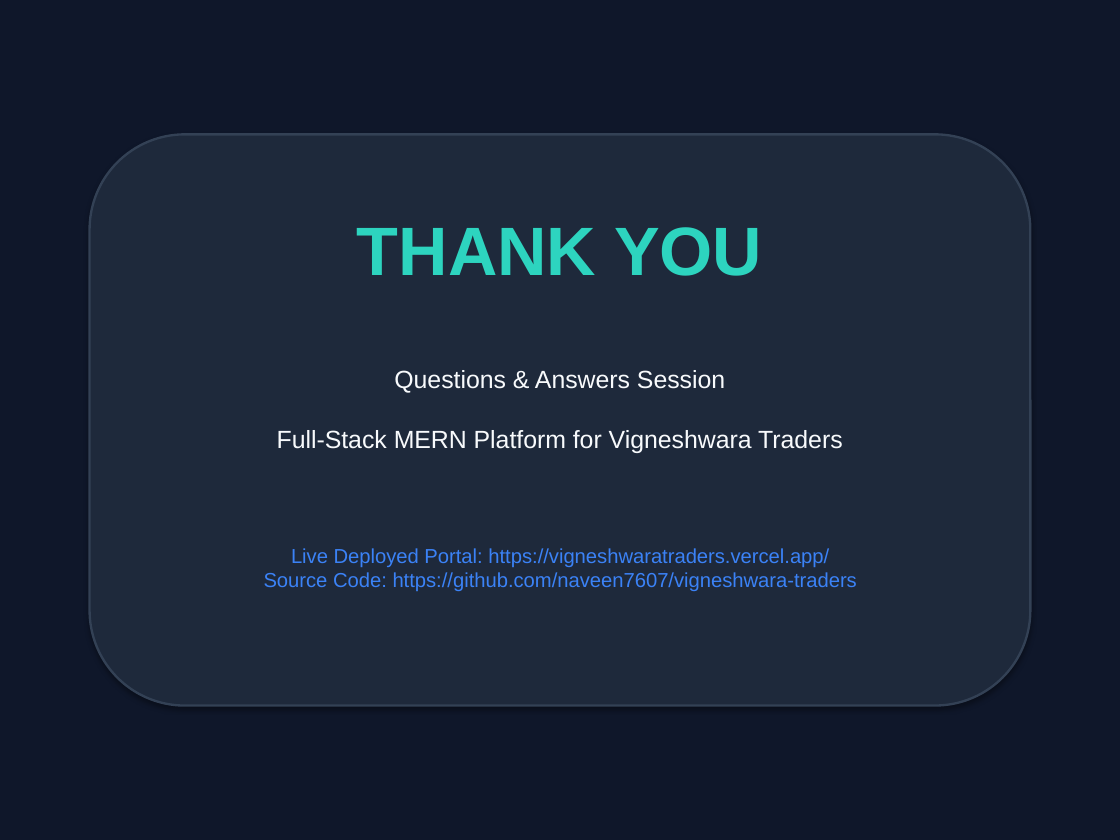
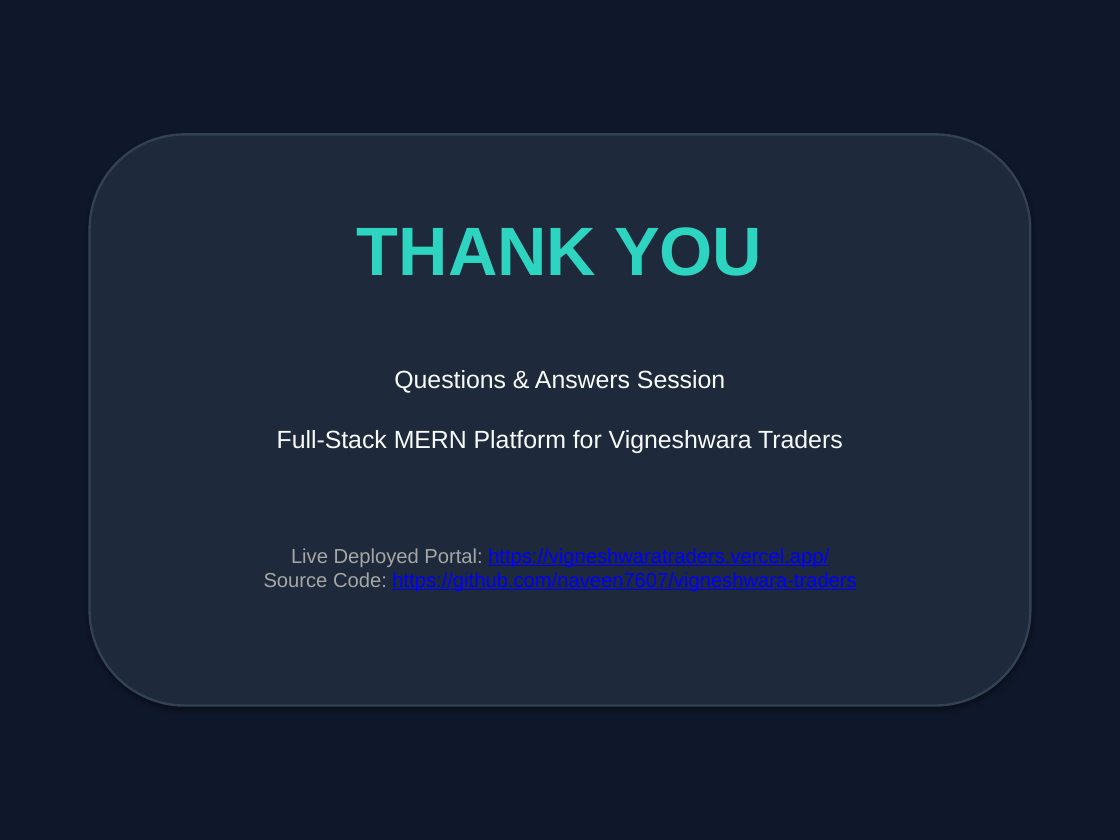
Before and after one commit to naveen7607/vigneshwara-traders, a slide deck: slide 16 of Final Presentation_v2.pptx. Drawn at 1120x840 pixels with LibreOffice and Linux fonts; fonts in the diff are those of the drawing. Boxes give left, top, right and bottom in pixels: in the first picture for what was removed or moved away, otherwise in the second. Text is boxed around its words. In the diff, an @@ line names an element or a change of style, - is before the commit and + after.

```diff
--- a/Final Presentation_v2.pptx
+++ b/Final Presentation_v2.pptx
@@ text "Live Deployed Portal: https://vigneshwaratraders.vercel.app/ ..." at bbox=[264, 548, 856, 591]: text colour #3B82F6 to #A6A6A6 in "Live Deployed Portal: Source Code:"; text colour #3B82F6 to #0000FF, underline on in "https://vigneshwaratraders.vercel.app/ https://github.com/na ..." @@
```
Also in this commit, not shown: 9 other slides changed, 2 other files.
